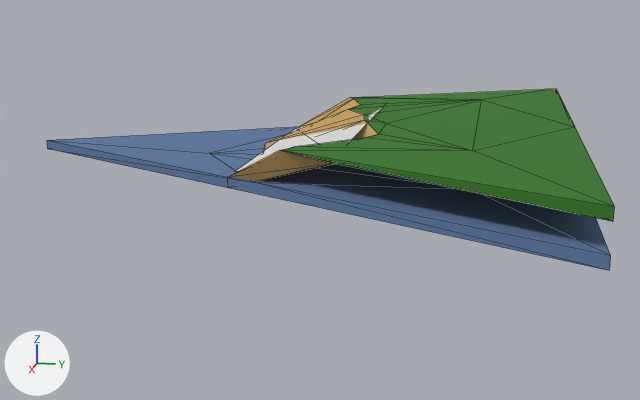
What one commit did to the glTF model public/assets/tile5.glb.
Rendered twice from a 50 mm camera at (1.376, 0.75, 0.237) aimed at (0.01, 0.476, -0.105). The lights are fixed; the arrows at lower left show +X, +Y and +Z. Mesh edges are drawn as thin lines. Vertices at the same position are counted once.

The first picture shows 'grass5', 'ground.007', 'water5'.
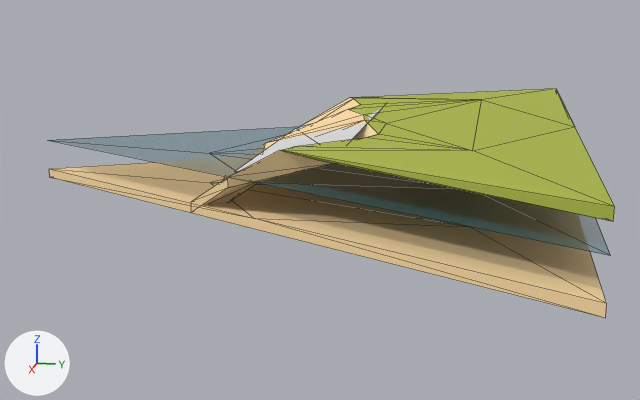
Pixel boxes [x1, y1, x2, y2] of what changed, in the pictures (640 x 400 px):
'ground.007', recoloured, reshaped (green to yellow, 10% wider)
    before: [229, 89, 615, 222]
    after: [191, 89, 615, 222]
'sand5', added (beige)
    after: [49, 162, 607, 318]
'water5', recoloured, surface changed, reshaped (10% shorter)
    before: [47, 127, 611, 271]
    after: [49, 127, 611, 256]
part 1 of me_circle_026, deleted (blue)
    before: [47, 140, 611, 271]
part 2 of me_circle_028, built on (beige)
    after: [191, 143, 266, 206]

What changed in the scene script:
```text
Change mat_water:
    mat_water.base_color: (0.107, 0.188, 0.362) -> (0.00304, 0.144, 0.184)  # blue #5c78a2 -> dark cyan #0a6a77
    mat_water.alpha: 1.0 -> 0.518
Change mat_ground:
    mat_ground.base_color: (0.0367, 0.188, 0.0182) -> (0.429, 0.491, 0.0666)  # dark green #367825 -> yellow #afba49
Change mat_sand:
    mat_sand.base_color: (0.547, 0.345, 0.117) -> (0.982, 0.716, 0.376)  # orange #c39f60 -> beige #fddca5
Change me_circle_026:
    where me_circle_026.from_pydata(...)  # 15 vertices, 24 faces; spans x -0.5..0.5, y 0.0..0.866, z 0.0..0.02
    used by ob_water5; location = (0.0, 0.0, -0.04)
    verts and faces of me_circle_026; kept vertices keep their numbers, new ones are numbered from 15
    before: 0 (0.5, 0.866, 0.0) at pixel (609, 270), 1 (-0.5, 0.866, 0.0), 2 (0.0, 0.0, 0.0) at pixel (47, 148), 3 (0.5, 0.866, 0.015) at pixel (610, 255), 4 (-0.5, 0.866, 0.015)
    before: 5 (0.0, 0.0, 0.015) at pixel (47, 140), 6 (-0.484, 0.866, 0.0), 7 (-0.459, 0.866, 0.015), 9 (0.25, 0.433, 0.015) at pixel (253, 182), 10 (-0.25, 0.433, 0.015)
    me_circle_026 part 1
    add delete_vertices([0, 1, 2, 6, 7])  # with the faces that use them
Change me_circle_028:
    used by ob_ground_007; location = (0.0, 0.0, 0.01)
    remove me_circle_028.from_pydata(...)  # 42 vertices, 78 faces; spans x -0.5..0.5, y 0.364..0.866, z -0.05..0.02
    add me_circle_028.from_pydata(...)  # 56 vertices, 106 faces; spans x -0.5..0.5, y 0.294..0.866, z -0.099..0.02
    me_circle_028 part 2
    12 faces are deleted
    14 vertices are added at x -0.186..0.184, y 0.294..0.355, z -0.099..-0.083
    40 new faces join them, mat_sand (beige #fddca5)
Add me_circle_016:
    me_circle_016.from_pydata([(0.5, 0.866, 0.0), (-0.5, 0.866, 0.0), (0.0, 0.0, 0.0), (0.5, 0.866, 0.015), (-0.5, 0.866, 0.015), (0.0, 0.0, 0.015), (-0.484, 0.866, 0.0), (-0.459, 0.866, 0.015), (0.0, 0.577, 0.005), (0.25, 0.433, 0.015), (-0.25, 0.433, 0.015), (0.0, 0.289, 0.003), (0.25, 0.722, 0.019), (-0.25, 0.722, 0.02), (0.0, 0.866, 0.015)], [], [(2, 1, 6), (2, 6, 0), (6, 1, 4), (6, 4, 7), (0, 6, 7), (0, 7, 3), (4, 1, 10), (5, 2, 9), (8, 11, 12), (5, 11, 10), (8, 12, 13), (13, 14, 4), (13, 12, 14), (12, 3, 14), (10, 13, 4), (10, 11, 13), (11, 8, 13), (12, 9, 3), (12, 11, 9), (11, 5, 9), (0, 3, 9), (2, 0, 9), (2, 5, 10), (1, 2, 10)])
    me_circle_016.materials.append(mat_sand)  # beige #fddca5
Add ob_sand5:
    ob_sand5 = bpy.data.objects.new('sand5', me_circle_016)
    ob_sand5.location = (0.0, 0.0, -0.09)
```
